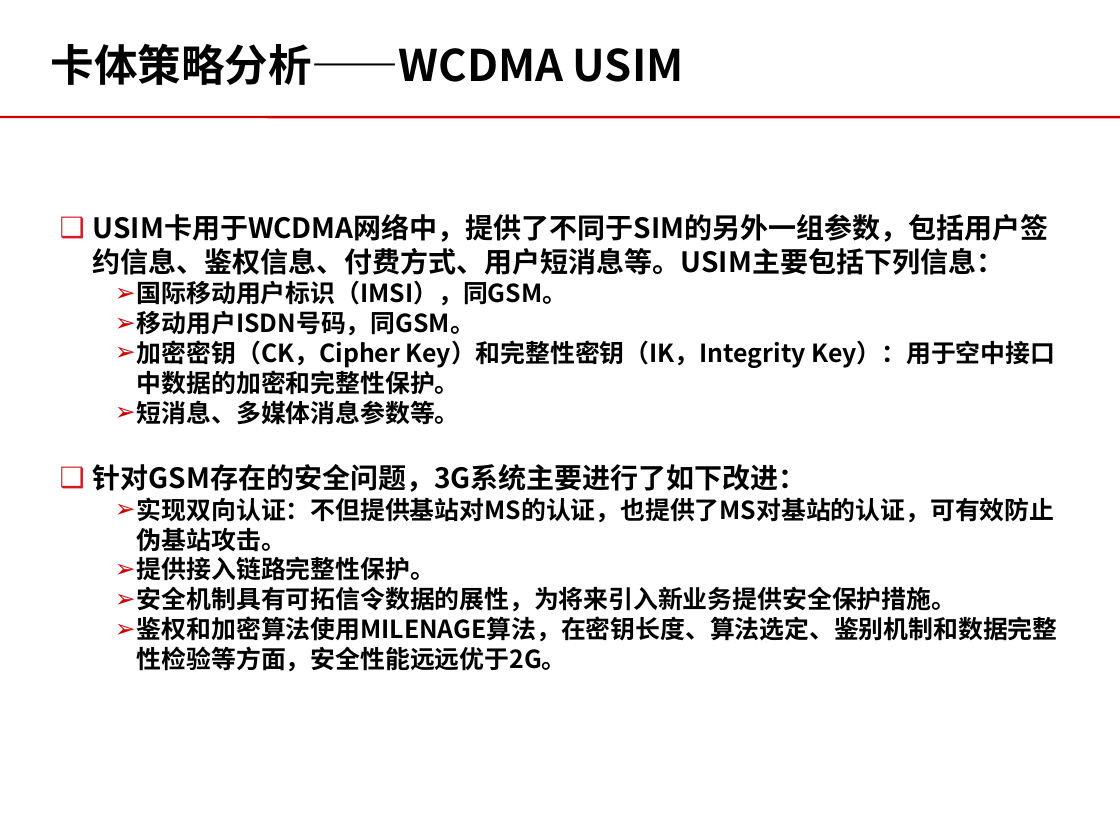
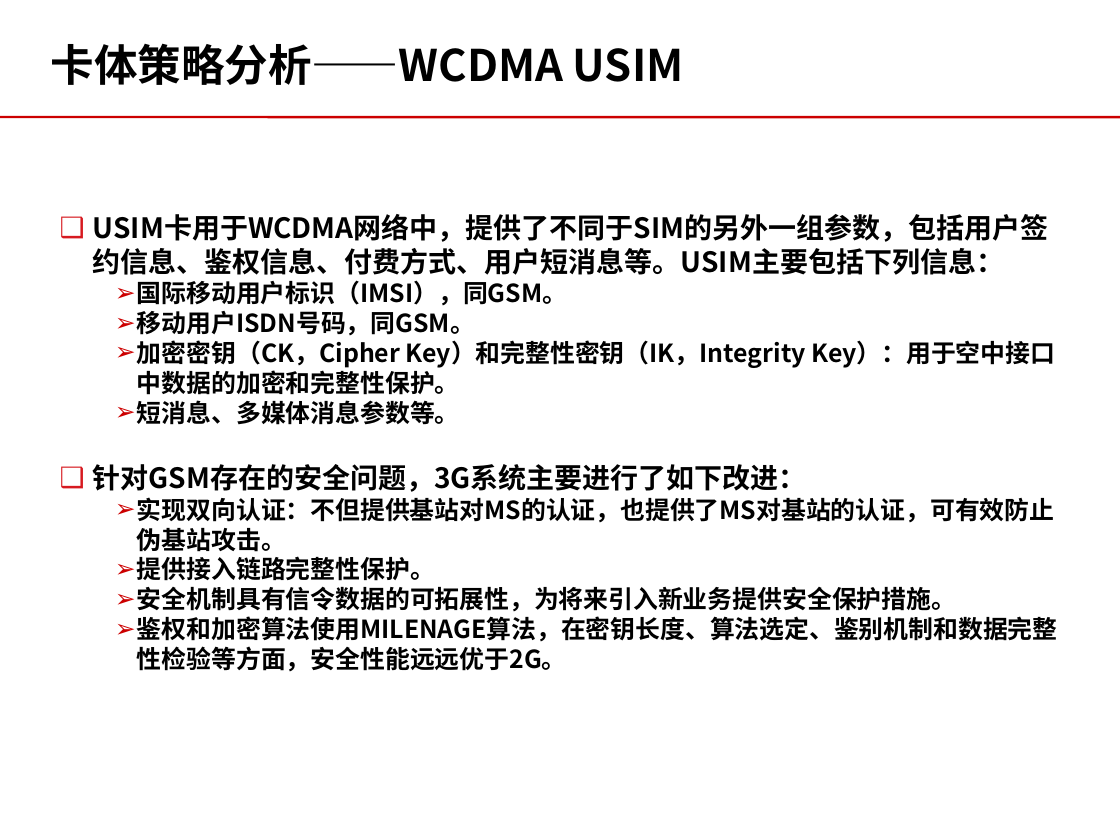
Before and after one commit to momo1101/unicardsrch, a slide deck: slide 36 of 软课题文本/软课题-中国联通电信卡业务及策略研究.ppt (slide 31 before the commit). Drawn at 1120x840 pixels with LibreOffice and Linux fonts; fonts in the diff are those of the drawing; background and template pictures are left out. Boxes give left, top, right and bottom in pixels: in the first picture for what was removed or moved away, otherwise in the second. Text is boxed around its words. In the diff, an @@ line names an element or a change of style, - is before the commit and + after.

```diff
--- a/软课题文本/软课题-中国联通电信卡业务及策略研究.ppt
+++ b/软课题文本/软课题-中国联通电信卡业务及策略研究.ppt
@@ text at (137, 586, 956, 611): text changed @@
-  ➢ 安全机制具有可拓信令数据的展性，为将来引入新业务提供安全保护措施。
+  ➢ 安全机制具有信令数据的可拓展性，为将来引入新业务提供安全保护措施。
```
Also in this commit, not shown: 19 other slides changed, 22 slides added, 1 slide removed.
